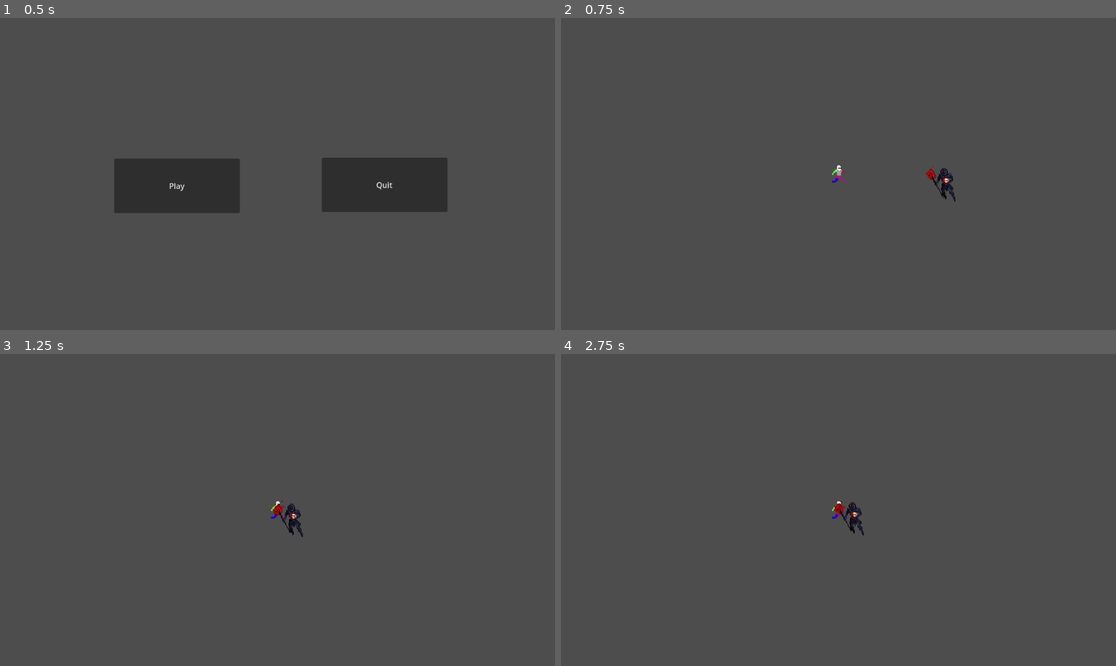
Above: before the commit, frames 1-4 (two rows, left to right).
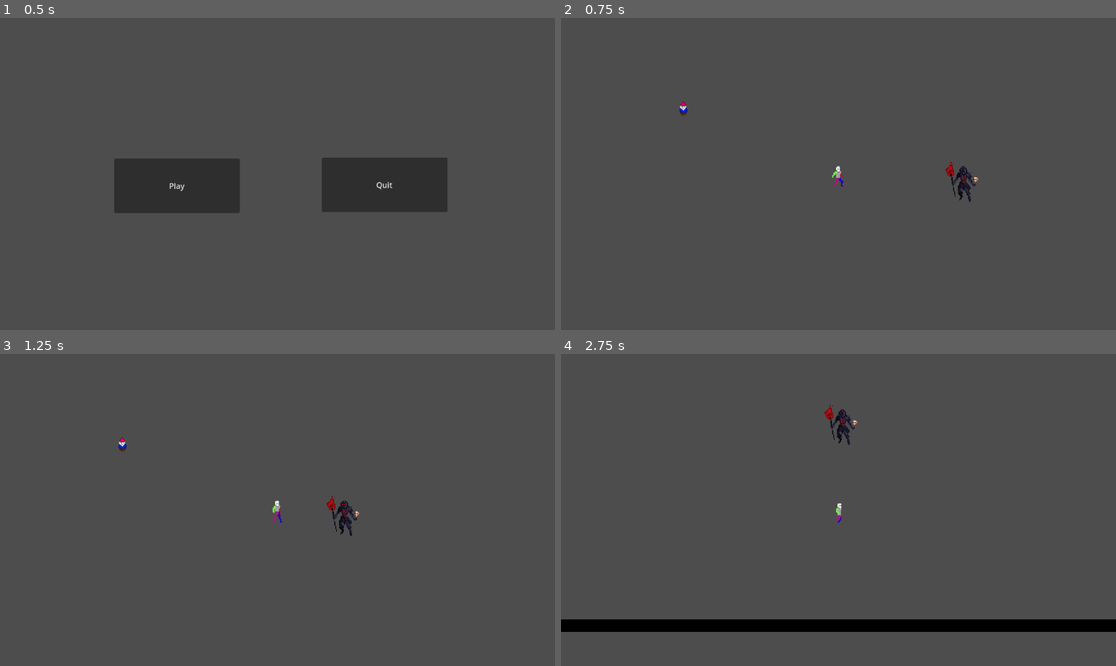
Above: after the commit, the same moments.

Repository: bburciaga/giggle-gauntlet
Game: Godot game, scene res://menus/title/Title.tscn
Same seed, same stepped clock (60 frames per second), same inputs: the game is played once before the commit and once after it.
Inputs:
- Up to frame 1 (0.5 s): no input
- Up to frame 2 (0.75 s): click "Play" at 0.5 s
- Up to frame 3 (1.25 s): no input
- Up to frame 4 (2.75 s): tap Enter (ui_accept) at 1.25, 1.52, 2.27 s; hold D (move_right) 1.28-2.03 s; hold S (move_down) from 2.03 s (still down)

Frame 1 is identical in both runs. In frame 2, 0.6% of the frame differs, in the area x 21-76%, y 26-60%; in frame 3, 0.6%; in frame 4, 4.5%, in the area x 0-100%, y 16-90%.
Error before the commit: Parse Error: Identifier "gnomeWeapon" not declared in the current scope. (res://entities/player/Player.gd:16)

Commit message:
Add code omitted in a misfortunate rebase attempt

Diff:
--- /dev/null
+++ b/entities/collectibles/Gnome.gd
@@ -0,0 +1,6 @@
+extends Area2D
+
+func _on_body_entered(body):
+	if body.name == "Player":
+		body.activate_gnome_weapon()
+		queue_free()
--- /dev/null
+++ b/entities/collectibles/Gnome.tscn
@@ -0,0 +1,53 @@
+[gd_scene load_steps=8 format=3 uid="uid://bx5y06krqdgry"]
+
+[ext_resource type="Script" path="res://entities/collectibles/Gnome.gd" id="1_it2gb"]
+[ext_resource type="Texture2D" uid="uid://bpja50jp5jp31" path="res://entities/assets/sprites/collectibles/all_gnomes.png" id="2_8ojie"]
+
+[sub_resource type="CircleShape2D" id="CircleShape2D_tt4f5"]
+radius = 9.0
+
+[sub_resource type="AtlasTexture" id="AtlasTexture_0ius7"]
+atlas = ExtResource("2_8ojie")
+region = Rect2(0, 64, 32, 32)
+
+[sub_resource type="AtlasTexture" id="AtlasTexture_0vg3g"]
+atlas = ExtResource("2_8ojie")
+region = Rect2(0, 32, 32, 32)
+
+[sub_resource type="AtlasTexture" id="AtlasTexture_ctxad"]
+atlas = ExtResource("2_8ojie")
+region = Rect2(0, 0, 32, 32)
+
+[sub_resource type="SpriteFrames" id="SpriteFrames_mqeuh"]
+animations = [{
+"frames": [{
+"duration": 1.0,
+"texture": SubResource("AtlasTexture_0ius7")
+}, {
+"duration": 1.0,
+"texture": SubResource("AtlasTexture_0vg3g")
+}, {
+"duration": 1.0,
+"texture": SubResource("AtlasTexture_ctxad")
+}],
+"loop": true,
+"name": &"default",
+"speed": 5.0
+}, {
+"frames": [],
+"loop": true,
+"name": &"rotate",
+"speed": 5.0
+}]
+
+[node name="Gnome" type="Area2D"]
+script = ExtResource("1_it2gb")
+
+[node name="CollisionShape2D" type="CollisionShape2D" parent="."]
+shape = SubResource("CircleShape2D_tt4f5")
+
+[node name="AnimatedSprite2D" type="AnimatedSprite2D" parent="."]
+scale = Vector2(0.578125, 0.578125)
+sprite_frames = SubResource("SpriteFrames_mqeuh")
+
+[connection signal="body_entered" from="." to="." method="_on_body_entered"]
--- a/entities/enemies/Necromancer.gd
+++ b/entities/enemies/Necromancer.gd
@@ -3,7 +3,7 @@
 @onready var anim = get_node("AnimatedSprite2D")
 
 var player
-var SPEED = 300
+var SPEED = 150
 var chase = false
 var health = 3
 
@@ -28,7 +28,7 @@
 	if anim.animation != "Hurt":
 		health -= 1
 
-	if health > 0:
+	if health >= 1:
 		anim.play("Hurt")
 		await anim.animation_finished
 		anim.animation = "Idle"
--- a/entities/enemies/Necromancer.tscn
+++ b/entities/enemies/Necromancer.tscn
@@ -273,7 +273,7 @@
 "duration": 1.0,
 "texture": SubResource("AtlasTexture_yngeb")
 }],
-"loop": true,
+"loop": false,
 "name": &"Death",
 "speed": 5.0
 }, {
@@ -293,7 +293,7 @@
 "duration": 1.0,
 "texture": SubResource("AtlasTexture_rqpcv")
 }],
-"loop": true,
+"loop": false,
 "name": &"Hurt",
 "speed": 5.0
 }, {
@@ -359,7 +359,7 @@
 [sub_resource type="CircleShape2D" id="CircleShape2D_j8q2c"]
 radius = 9.21954
 
-[node name="CharacterBody2D" type="CharacterBody2D"]
+[node name="CharacterBody2D2" type="CharacterBody2D"]
 script = ExtResource("1_qagpp")
 
 [node name="CollisionShape2D" type="CollisionShape2D" parent="."]
@@ -369,7 +369,7 @@
 [node name="AnimatedSprite2D" type="AnimatedSprite2D" parent="."]
 position = Vector2(-1, -20)
 sprite_frames = SubResource("SpriteFrames_hpofi")
-animation = &"Idle"
+animation = &"Death"
 
 [node name="PlayerDetection" type="Area2D" parent="."]
 
--- a/entities/player/Player.gd
+++ b/entities/player/Player.gd
@@ -6,6 +6,7 @@
 }
 
 @onready var anim = get_node("AnimatedSprite2D")
+@onready var gnomeWeapon = get_node("GnomeWeapon")
 
 var SPEED = 300
 var INITIAL_WEAPON_POSITION = Vector2(915, -5)
@@ -16,6 +17,7 @@
 	gnomeWeapon.position = INITIAL_WEAPON_POSITION
 
 func _physics_process(delta):
+	enemy = get_node("../Enemy")
 	var direction = Input.get_vector(
 		"move_left",
 		"move_right",
--- a/entities/player/Player.tscn
+++ b/entities/player/Player.tscn
@@ -1,9 +1,10 @@
-[gd_scene load_steps=23 format=3 uid="uid://clhmrsqbyjwkw"]
+[gd_scene load_steps=27 format=3 uid="uid://clhmrsqbyjwkw"]
 
 [ext_resource type="Script" path="res://entities/player/Player.gd" id="1_1ufj7"]
 [ext_resource type="Texture2D" uid="uid://btc3chabdpnlc" path="res://entities/assets/sprites/player/Full/Generic_Man_Idle.png" id="1_vk2q6"]
 [ext_resource type="Texture2D" uid="uid://cp5aloci2bgox" path="res://entities/assets/sprites/player/Full/Generic_Man_Jump.png" id="3_4o4i5"]
 [ext_resource type="Texture2D" uid="uid://sl1fcetbeoxw" path="res://entities/assets/sprites/player/Full/Generic_Man_Run.png" id="4_rg3f8"]
+[ext_resource type="Texture2D" uid="uid://bpja50jp5jp31" path="res://entities/assets/sprites/collectibles/all_gnomes.png" id="5_mmtla"]
 
 [sub_resource type="CapsuleShape2D" id="CapsuleShape2D_a22av"]
 
@@ -137,6 +138,24 @@
 "speed": 5.0
 }]
 
+[sub_resource type="AtlasTexture" id="AtlasTexture_3istr"]
+atlas = ExtResource("5_mmtla")
+region = Rect2(0, 32, 32, 32)
+
+[sub_resource type="SpriteFrames" id="SpriteFrames_404r7"]
+animations = [{
+"frames": [{
+"duration": 1.0,
+"texture": SubResource("AtlasTexture_3istr")
+}],
+"loop": true,
+"name": &"default",
+"speed": 5.0
+}]
+
+[sub_resource type="CapsuleShape2D" id="CapsuleShape2D_dshac"]
+height = 32.4332
+
 [node name="CharacterBody2D" type="CharacterBody2D"]
 script = ExtResource("1_1ufj7")
 
@@ -145,7 +164,20 @@
 
 [node name="AnimatedSprite2D" type="AnimatedSprite2D" parent="."]
 sprite_frames = SubResource("SpriteFrames_n4i0c")
-animation = &"Run"
+animation = &"Idle"
 
 [node name="Camera2D" type="Camera2D" parent="."]
 zoom = Vector2(1.6, 1.6)
+
+[node name="GnomeWeapon" type="AnimatedSprite2D" parent="."]
+position = Vector2(17.0941, -7.09413)
+rotation = 0.785398
+scale = Vector2(0.346612, 0.967494)
+sprite_frames = SubResource("SpriteFrames_404r7")
+
+[node name="GnomeHit" type="Area2D" parent="GnomeWeapon"]
+
+[node name="CollisionShape2D" type="CollisionShape2D" parent="GnomeWeapon/GnomeHit"]
+shape = SubResource("CapsuleShape2D_dshac")
+
+[connection signal="area_entered" from="GnomeWeapon/GnomeHit" to="." method="_on_gnome_hit_area_entered"]
--- a/scenes/gauntlet/gauntlet.tscn
+++ b/scenes/gauntlet/gauntlet.tscn
@@ -1,8 +1,9 @@
-[gd_scene load_steps=6 format=3 uid="uid://cgy627vpf0i1m"]
+[gd_scene load_steps=7 format=3 uid="uid://chn8cdp6uokws"]
 
 [ext_resource type="PackedScene" uid="uid://clhmrsqbyjwkw" path="res://entities/player/Player.tscn" id="1_f056i"]
 [ext_resource type="Script" path="res://scenes/gauntlet/Gauntlet.gd" id="1_wum8g"]
 [ext_resource type="PackedScene" uid="uid://bxwov4sfh600f" path="res://entities/enemies/Necromancer.tscn" id="2_6dfya"]
+[ext_resource type="PackedScene" uid="uid://bx5y06krqdgry" path="res://entities/collectibles/Gnome.tscn" id="4_ha0nx"]
 
 [sub_resource type="RectangleShape2D" id="RectangleShape2D_tanib"]
 size = Vector2(1171, 15)
@@ -34,5 +35,8 @@
 position = Vector2(1156, -0.5)
 shape = SubResource("RectangleShape2D_sdfqw")
 
-[node name="CharacterBody2D2" parent="." instance=ExtResource("2_6dfya")]
+[node name="Enemy" parent="." instance=ExtResource("2_6dfya")]
 position = Vector2(678, 304)
+
+[node name="Gnome" parent="." instance=ExtResource("4_ha0nx")]
+position = Vector2(288, 213)
Binary file added: entities/assets/sprites/collectibles/all_gnomes.png
Not shown, added: entities/assets/sprites/collectibles/all_gnomes.png.import
